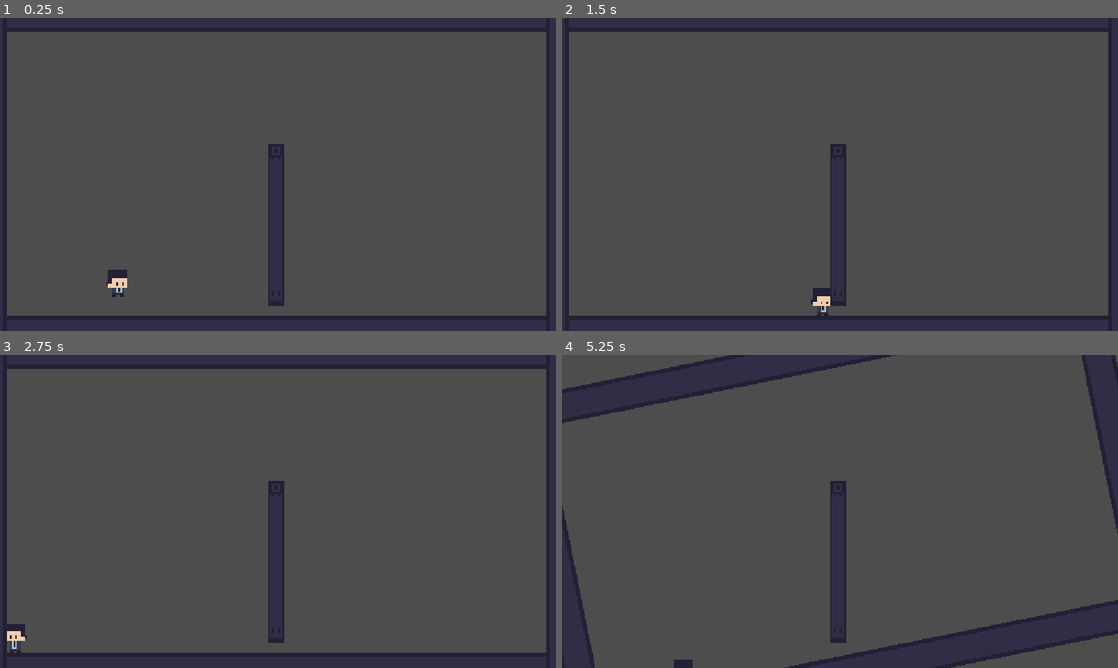
Above: before the commit, frames 1-4 (two rows, left to right).
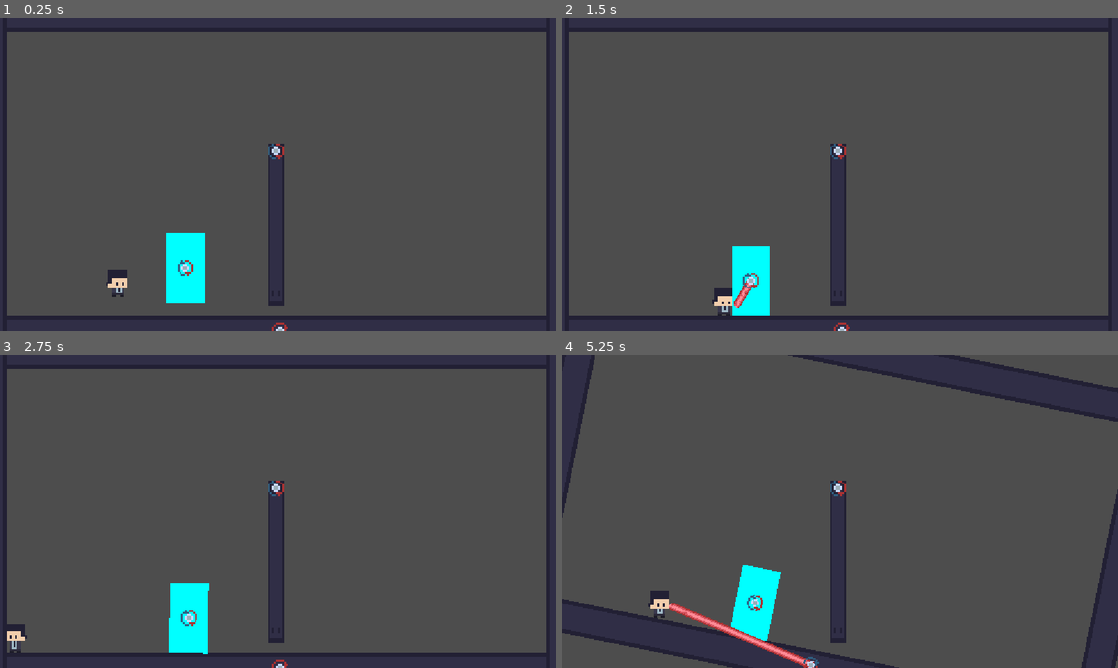
Above: after the commit, the same moments.

Repository: ChezM4ster/spin-to-win-jam
Game: Godot game, scene res://Scenes/testscene.tscn
Two runs of this game, one before a commit and one after it. Both use one fixed random seed, a clock stepped at 60 frames per second and the inputs below.
Inputs:
- Up to frame 1 (0.25 s): no input
- Up to frame 2 (1.5 s): tap Enter (Interact) at 0.5, 0.6, 1.35 s; hold D (Move_Right) from 0.53 s (still down); tap W (Jump) at 0.77 s
- Up to frame 3 (2.75 s): tap W (Jump) at 1.52 s; release D (Move_Right) at 2.03 s; hold A (Move_Left) from 2.03 s (still down); tap Right (Spin_CW) at 2.1 s; tap Enter (Interact) at 2.3 s
- Up to frame 4 (5.25 s): release A (Move_Left) at 2.78 s; hold D (Move_Right) 2.78-4.28 s; tap Left (Spin_CounterCW) at 2.85 s; tap W (Jump) at 3.02, 3.77, 4.52 s; tap Enter (Interact) at 3.05, 3.6, 4.35 s; hold A (Move_Left) 4.28-5.03 s; hold D (Move_Right) from 5.03 s (still down); tap Right (Spin_CW) at 5.1 s

The runs differ from the first frame. In frame 1, 1.7% of the frame differs, in the area x 29-52%, y 40-100%; in frame 2, 2.1%; in frame 3, 1.7%; in frame 4, 23%, in the area x 0-100%, y 0-100%.

Commit message:
Spin Core and Laser Pointer

Diff:
--- /dev/null
+++ b/Scenes/SpinCoreSprite.tscn
@@ -0,0 +1,73 @@
+[gd_scene format=3 uid="uid://cdawbwej1l2ix"]
+
+[ext_resource type="Texture2D" uid="uid://dbpaiv6wdp0cm" path="res://Art Assets/Spincore.png" id="1_wso6t"]
+
+[sub_resource type="AtlasTexture" id="AtlasTexture_kavdd"]
+atlas = ExtResource("1_wso6t")
+region = Rect2(0, 0, 8, 8)
+
+[sub_resource type="AtlasTexture" id="AtlasTexture_bbcv4"]
+atlas = ExtResource("1_wso6t")
+region = Rect2(8, 0, 8, 8)
+
+[sub_resource type="AtlasTexture" id="AtlasTexture_nlfmk"]
+atlas = ExtResource("1_wso6t")
+region = Rect2(16, 0, 8, 8)
+
+[sub_resource type="AtlasTexture" id="AtlasTexture_v7mhg"]
+atlas = ExtResource("1_wso6t")
+region = Rect2(24, 0, 8, 8)
+
+[sub_resource type="AtlasTexture" id="AtlasTexture_srlva"]
+atlas = ExtResource("1_wso6t")
+region = Rect2(32, 0, 8, 8)
+
+[sub_resource type="AtlasTexture" id="AtlasTexture_iakpu"]
+atlas = ExtResource("1_wso6t")
+region = Rect2(40, 0, 8, 8)
+
+[sub_resource type="AtlasTexture" id="AtlasTexture_lmccb"]
+atlas = ExtResource("1_wso6t")
+region = Rect2(48, 0, 8, 8)
+
+[sub_resource type="AtlasTexture" id="AtlasTexture_ml6kk"]
+atlas = ExtResource("1_wso6t")
+region = Rect2(56, 0, 8, 8)
+
+[sub_resource type="SpriteFrames" id="SpriteFrames_u0ya7"]
+animations = [{
+"frames": [{
+"duration": 1.0,
+"texture": SubResource("AtlasTexture_kavdd")
+}, {
+"duration": 1.0,
+"texture": SubResource("AtlasTexture_bbcv4")
+}, {
+"duration": 1.0,
+"texture": SubResource("AtlasTexture_nlfmk")
+}, {
+"duration": 1.0,
+"texture": SubResource("AtlasTexture_v7mhg")
+}, {
+"duration": 1.0,
+"texture": SubResource("AtlasTexture_srlva")
+}, {
+"duration": 1.0,
+"texture": SubResource("AtlasTexture_iakpu")
+}, {
+"duration": 1.0,
+"texture": SubResource("AtlasTexture_lmccb")
+}, {
+"duration": 1.0,
+"texture": SubResource("AtlasTexture_ml6kk")
+}],
+"loop": 1,
+"name": &"Spin",
+"speed": 16.0
+}]
+
+[node name="SpinCoreSprite" type="AnimatedSprite2D" unique_id=2009524348]
+z_index = 5
+sprite_frames = SubResource("SpriteFrames_u0ya7")
+animation = &"Spin"
+frame_progress = 0.32916993
--- a/Scenes/free_spinner_object.tscn
+++ b/Scenes/free_spinner_object.tscn
@@ -1,14 +1,16 @@
 [gd_scene format=3 uid="uid://clmb167ff4qxe"]
 
-[ext_resource type="Script" uid="uid://b1k72erh7vjxm" path="res://Scripting/spinner_object.gd" id="1_ld5pt"]
+[ext_resource type="Script" uid="uid://ce2bb7phcp8p7" path="res://Scripting/spinner_object.gd" id="1_ld5pt"]
 [ext_resource type="Texture2D" uid="uid://yvraxd70tfwh" path="res://Art Assets/Square.png" id="2_vktrk"]
+[ext_resource type="PackedScene" uid="uid://cdawbwej1l2ix" path="res://Scenes/SpinCoreSprite.tscn" id="3_vktrk"]
 
 [sub_resource type="RectangleShape2D" id="RectangleShape2D_u0ya7"]
-size = Vector2(36.5, 20)
+size = Vector2(36, 20)
 
-[node name="Free Spinner Object" type="Node2D" unique_id=1604758708 node_paths=PackedStringArray("spinnerRigidBody") groups=["Spin_Objects"]]
+[node name="Free Spinner Object" type="Node2D" unique_id=1604758708 node_paths=PackedStringArray("spinnerRigidBody", "spinCoreSprite") groups=["Spin_Objects"]]
 script = ExtResource("1_ld5pt")
 spinnerRigidBody = NodePath("RigidBody2D")
+spinCoreSprite = NodePath("RigidBody2D/SpinCoreSprite")
 
 [node name="RigidBody2D" type="RigidBody2D" parent="." unique_id=1987402568 groups=["Spin_Objects"]]
 collision_layer = 4
@@ -17,7 +19,6 @@
 contact_monitor = true
 
 [node name="CollisionShape2D" type="CollisionShape2D" parent="RigidBody2D" unique_id=1416244793 groups=["Spin_Objects"]]
-position = Vector2(8.75, 0)
 shape = SubResource("RectangleShape2D_u0ya7")
 
 [node name="Sprite2D" type="Sprite2D" parent="RigidBody2D/CollisionShape2D" unique_id=2117537919 groups=["Spin_Objects"]]
@@ -25,4 +26,6 @@
 scale = Vector2(0.1458295, 0.07999879)
 texture = ExtResource("2_vktrk")
 
+[node name="SpinCoreSprite" parent="RigidBody2D" unique_id=2009524348 instance=ExtResource("3_vktrk")]
+
 [connection signal="body_entered" from="RigidBody2D" to="." method="_on_rigid_body_2d_body_entered"]
--- a/Scenes/lilguy.tscn
+++ b/Scenes/lilguy.tscn
@@ -3,6 +3,7 @@
 [ext_resource type="Script" uid="uid://botss2m176ij5" path="res://Scripting/Player_Controller.gd" id="1_dgipi"]
 [ext_resource type="Texture2D" uid="uid://ri5n82lthj6h" path="res://Art Assets/lilcorporateguy.png" id="2_45lhf"]
 [ext_resource type="PackedScene" uid="uid://te3meu81bjha" path="res://Scenes/spinner_detecting_projectile.tscn" id="2_ghwb3"]
+[ext_resource type="Texture2D" uid="uid://b08q333dbsibg" path="res://Art Assets/laserbeam.png" id="4_bkbyj"]
 
 [sub_resource type="AtlasTexture" id="AtlasTexture_t74ru"]
 atlas = ExtResource("2_45lhf")
@@ -69,3 +70,12 @@
 
 [node name="Spinner projectile spawn area" type="Node2D" parent="." unique_id=508028261 groups=["Player"]]
 position = Vector2(7, -6)
+
+[node name="Line2D" type="Line2D" parent="." unique_id=223389928]
+z_index = 2
+points = PackedVector2Array(7, -6, 41, -6)
+width = 4.0
+texture = ExtResource("4_bkbyj")
+texture_mode = 1
+begin_cap_mode = 2
+end_cap_mode = 2
--- a/Scenes/spinningthing.tscn
+++ b/Scenes/spinningthing.tscn
@@ -2,11 +2,12 @@
 
 [ext_resource type="Texture2D" uid="uid://u2nndqny67gf" path="res://Art Assets/protbox.png" id="1_g8nqk"]
 [ext_resource type="Script" uid="uid://ce2bb7phcp8p7" path="res://Scripting/spinner_object.gd" id="1_yo3lg"]
+[ext_resource type="PackedScene" uid="uid://cdawbwej1l2ix" path="res://Scenes/SpinCoreSprite.tscn" id="3_8d6ch"]
 
 [sub_resource type="RectangleShape2D" id="RectangleShape2D_g4v7s"]
 size = Vector2(84, 8)
 
-[node name="RigidBody2D" type="RigidBody2D" unique_id=634038324 node_paths=PackedStringArray("spinnerRigidBody") groups=["Spin_Objects"]]
+[node name="RigidBody2D" type="RigidBody2D" unique_id=634038324 node_paths=PackedStringArray("spinnerRigidBody", "spinCoreSprite") groups=["Spin_Objects"]]
 collision_layer = 4
 collision_mask = 11
 gravity_scale = 0.0
@@ -17,6 +18,7 @@
 script = ExtResource("1_yo3lg")
 spinnerRigidBody = NodePath(".")
 canSpin = true
+spinCoreSprite = NodePath("SpinCoreSprite")
 
 [node name="Sprite2D" type="Sprite2D" parent="." unique_id=868019564 groups=["Spin_Objects"]]
 scale = Vector2(2.625, 1)
@@ -24,3 +26,6 @@
 
 [node name="CollisionShape2D" type="CollisionShape2D" parent="." unique_id=1522515079 groups=["Spin_Objects"]]
 shape = SubResource("RectangleShape2D_g4v7s")
+
+[node name="SpinCoreSprite" parent="." unique_id=2009524348 instance=ExtResource("3_8d6ch")]
+position = Vector2(-38, 0)
--- a/Scenes/testscene.tscn
+++ b/Scenes/testscene.tscn
@@ -3,8 +3,10 @@
 [ext_resource type="Texture2D" uid="uid://u2nndqny67gf" path="res://Art Assets/protbox.png" id="1_l2n4a"]
 [ext_resource type="PackedScene" uid="uid://8kkqbpxllgmd" path="res://Scenes/lilguy.tscn" id="2_ye8wr"]
 [ext_resource type="PackedScene" uid="uid://cqovrl8a7jrlt" path="res://Scenes/screw.tscn" id="3_ckmbu"]
+[ext_resource type="PackedScene" uid="uid://clmb167ff4qxe" path="res://Scenes/free_spinner_object.tscn" id="4_3hk28"]
 [ext_resource type="Script" uid="uid://ce2bb7phcp8p7" path="res://Scripting/spinner_object.gd" id="4_ggkdx"]
 [ext_resource type="PackedScene" uid="uid://cnls71ive2g2j" path="res://Scenes/spinningthing.tscn" id="4_p7smk"]
+[ext_resource type="PackedScene" uid="uid://cdawbwej1l2ix" path="res://Scenes/SpinCoreSprite.tscn" id="6_3hk28"]
 
 [sub_resource type="RectangleShape2D" id="RectangleShape2D_g4v7s"]
 size = Vector2(392, 16)
@@ -13,7 +15,7 @@
 
 [node name="Player" parent="." unique_id=2112382433 instance=ExtResource("2_ye8wr")]
 position = Vector2(111, 242)
-collision_mask = 3
+collision_mask = 7
 
 [node name="Camera2D" type="Camera2D" parent="." unique_id=1025395165]
 position = Vector2(194, 207)
@@ -35,11 +37,12 @@
 [node name="StaticBody2D2" parent="PinJoint2D" unique_id=1696513393 instance=ExtResource("3_ckmbu")]
 rotation = -1.5707964
 
-[node name="Terrain" type="Node2D" parent="." unique_id=1762658383 node_paths=PackedStringArray("staticSpinner") groups=["Spin_Objects", "Terrain"]]
+[node name="Terrain" type="Node2D" parent="." unique_id=1762658383 node_paths=PackedStringArray("staticSpinner", "spinCoreSprite") groups=["Spin_Objects", "Terrain"]]
 position = Vector2(195, 207)
 script = ExtResource("4_ggkdx")
 rotationSpeed = 3.0
 staticSpinner = NodePath(".")
+spinCoreSprite = NodePath("SpinCoreSprite")
 
 [node name="StaticBody2D" type="StaticBody2D" parent="Terrain" unique_id=539060200 groups=["Spin_Objects", "Terrain"]]
 position = Vector2(-200, -198)
@@ -98,3 +101,10 @@
 [node name="CollisionShape2D" type="CollisionShape2D" parent="Terrain/StaticBody2D4" unique_id=747228769 groups=["Terrain"]]
 position = Vector2(200, 279)
 shape = SubResource("RectangleShape2D_g4v7s")
+
+[node name="SpinCoreSprite" parent="Terrain" unique_id=2009524348 instance=ExtResource("6_3hk28")]
+position = Vector2(0, 81)
+
+[node name="Free Spinner Object" parent="." unique_id=1604758708 instance=ExtResource("4_3hk28")]
+position = Vector2(146, 227.00002)
+rotation = 1.5707964
--- a/Scripting/Player_Controller.gd
+++ b/Scripting/Player_Controller.gd
@@ -16,6 +16,7 @@
 @export var projectileSpawnArea: Node2D
 @export var projectile: PackedScene
 @export var currentProjectile: SpinnerProjectile
+@export var laserPointer: Line2D
 
 
 func _ready() -> void:
@@ -23,6 +24,8 @@
 	jump_buffer_timer.one_shot = true
 	jump_buffer_timer.timeout.connect(func(): jump_pressed = false)
 	add_child(jump_buffer_timer)
+	laserPointer = $Line2D
+	laserPointer.clear_points()
 
 func _physics_process(delta: float) -> void:
 	# Add the gravity.
@@ -73,16 +76,26 @@
 			newProjectile.spinnerHit.connect(_on_spinner_hit)
 			if(corporate_guy_sprite.flip_h == true): newProjectile.speed *= -1
 			return
-		elif(currentSpinner != null):
-			currentSpinner.canSpin = false
-			currentSpinner = null
-			isSpinning = false
+		elif(currentSpinner != null): cancelSpinning()
+##Laser Pointer Section
+	if (currentSpinner != null):
+		laserPointer.clear_points()
+		laserPointer.add_point(projectileSpawnArea.position)
+		#while (laserPointer.get_point_position(laserPointer.get_point_count()-1).distance_to(currentSpinner.spinCoreSprite.global_position) > 16):
+		laserPointer.add_point(currentSpinner.spinCoreSprite.global_position - global_position)
 
 
+func cancelSpinning():
+	currentSpinner.setSpin(false)
+	currentSpinner = null
+	isSpinning = false
+	laserPointer.clear_points()
+
+#line.add_point(some_global_pos - line.global_position)
 #region signal catcher
 func _on_spinner_hit(newSpinner: SpinnerObject) -> void:
 	currentSpinner = newSpinner
-	newSpinner.canSpin = true
+	newSpinner.setSpin(true)
 	isSpinning = true
 	pass
 #endregion
--- a/Scripting/spinner_object.gd
+++ b/Scripting/spinner_object.gd
@@ -6,7 +6,11 @@
 
 @export var staticSpinner: Node2D
 @export var canSpin: bool = false
+@export var spinCoreSprite: AnimatedSprite2D
 
+func _ready() -> void:
+	if(spinCoreSprite == null):
+		print_debug("You're missing a spin core sprite")
 
 func _physics_process(delta: float) -> void:
 
@@ -21,6 +25,13 @@
 			##USE SMALLER NUMBERS FOR ROTATING STATIC OBJECTS
 	return
 
+func setSpin (canISpinNowPLease: bool):
+	if(canISpinNowPLease):
+		spinCoreSprite.play()
+	else: spinCoreSprite.stop()
+	canSpin = canISpinNowPLease
+	pass
+
 
 func _on_rigid_body_2d_body_entered(_body: Node) -> void:
 
